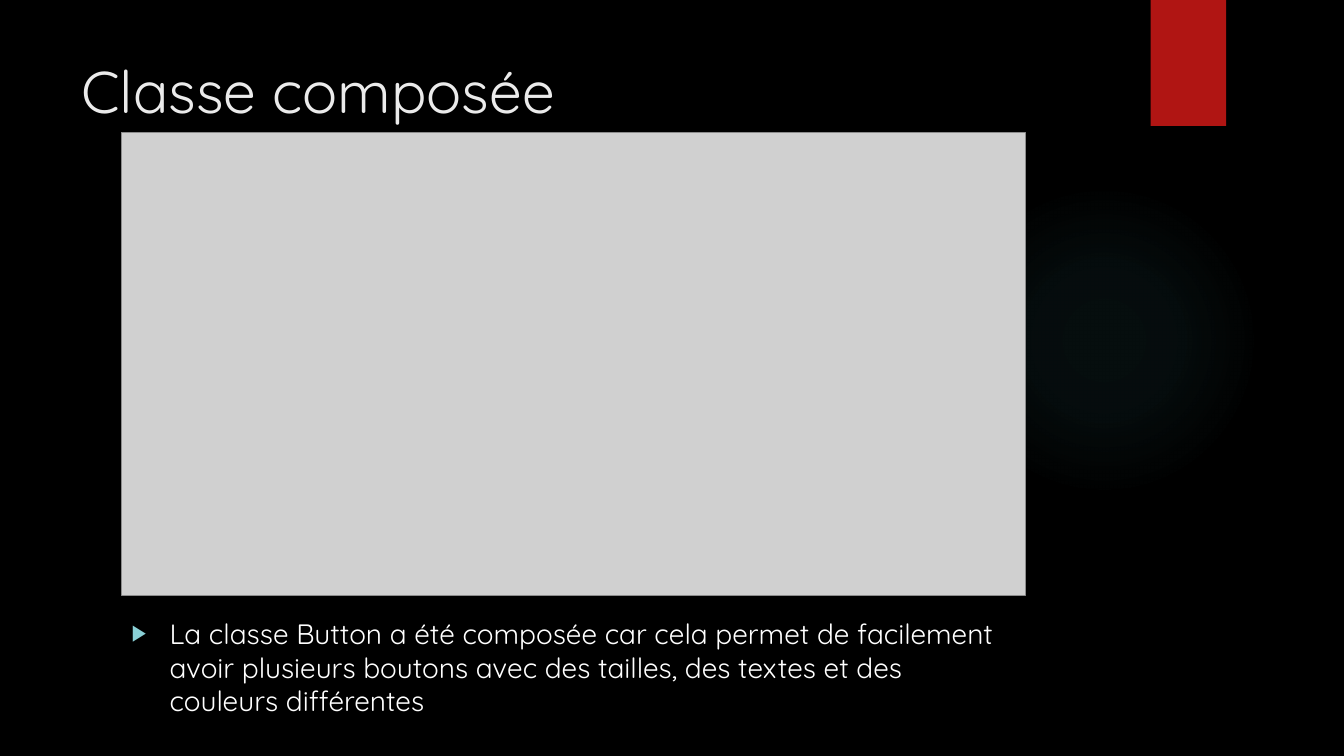
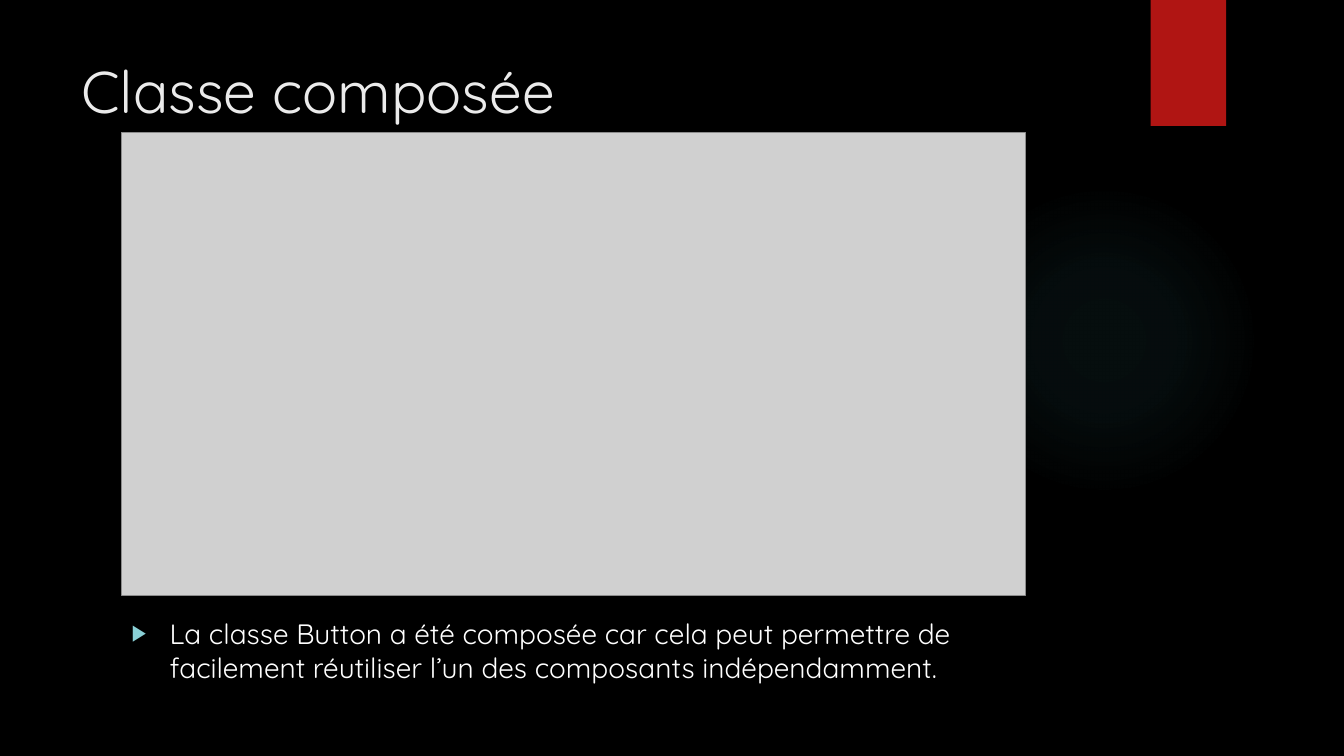
Before and after one commit to Bugnon/oc-2021, a slide deck: slide 11 of src/projet/projet3/Powerpoint_pacman.pptx. Drawn at 1344x756 pixels with LibreOffice and Linux fonts; fonts in the diff are those of the drawing; grey boxes stand for pictures; background and template pictures are left out. Boxes give left, top, right and bottom in pixels: in the first picture for what was removed or moved away, otherwise in the second. Text is boxed around its words. In the diff, an @@ line names an element or a change of style, - is before the commit and + after.

Commit message:
Modif classe composée powerpoint

```diff
--- a/src/projet/projet3/Powerpoint_pacman.pptx
+++ b/src/projet/projet3/Powerpoint_pacman.pptx
@@ text at [170, 623, 950, 684]: text changed @@
-▶ La classe Button a été composée car cela permet de facilement avoir plusieurs boutons avec des tailles, des textes et des couleurs différentes
+▶ La classe Button a été composée car cela peut permettre de facilement réutiliser l’un des composants indépendamment.
```
Also in this commit, not shown: 2 other slides changed.
